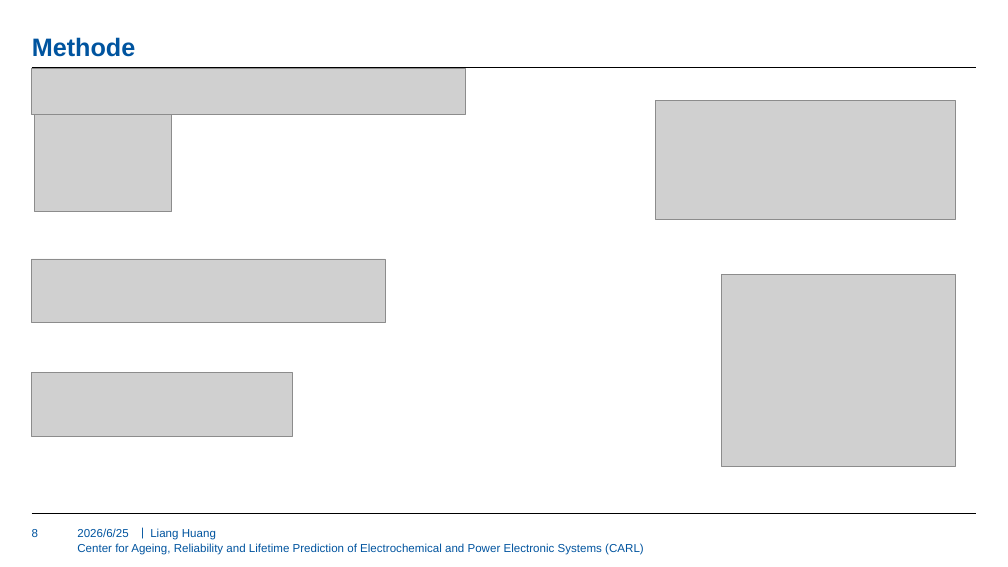
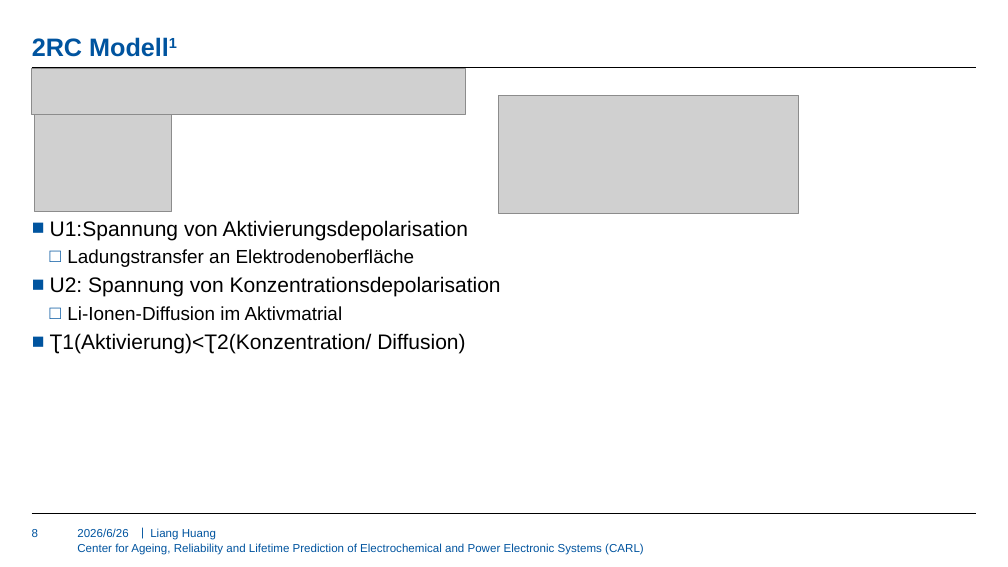
Before and after one commit to HuangLIANG99/MA, a slide deck: slide 8 of Literature Review/KW09/09.07.2026.pptx. Drawn at 1008x567 pixels with LibreOffice and Linux fonts; fonts in the diff are those of the drawing; grey boxes stand for pictures; background and template pictures are left out. Boxes give left, top, right and bottom in pixels: in the first picture for what was removed or moved away, otherwise in the second. Text is boxed around its words. In the diff, an @@ line names an element or a change of style, - is before the commit and + after.

```diff
--- a/Literature Review/KW09/09.07.2026.pptx
+++ b/Literature Review/KW09/09.07.2026.pptx
@@ title at (32, 38, 82, 57): text changed @@
-Methode
+2RC Modell1
@@ picture: place and size @@
-picture at (656, 101, 956, 219)
+picture at (498, 95, 799, 213)
@@ text added at (50, 220, 501, 354), 20 pt, text #000000 @@
+■ U1:Spannung von Aktivierungsdepolarisation
+  □ Ladungstransfer an Elektrodenoberfläche
+■ U2: Spannung von Konzentrationsdepolarisation
+  □ Li-Ionen-Diffusion im Aktivmatrial
+■ Ʈ1(Aktivierung)<Ʈ2(Konzentration/ Diffusion)
@@ picture removed at (32, 259, 385, 323) @@
@@ picture removed at (722, 274, 957, 466) @@
@@ picture removed at (32, 373, 292, 436) @@
```
Also in this commit, not shown: 11 other slides changed, 5 slides added.
